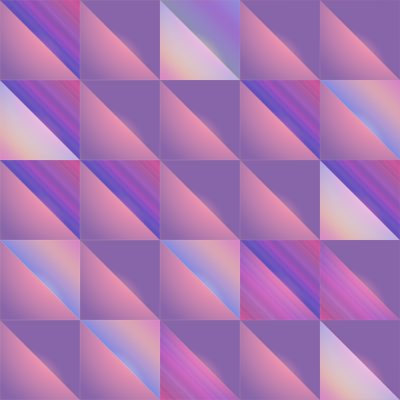
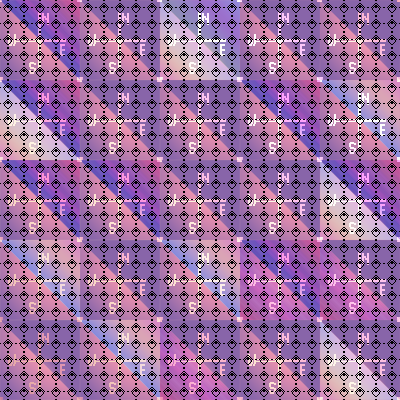
Revision of a layered 400×400 image; what changed, layer by layer:
added layer "S" above "图层 4" over (x1=0, y1=0, x2=400, y2=400)
added layer "图层 4" above "图层 2 副本 24" over (x1=0, y1=0, x2=400, y2=400)
